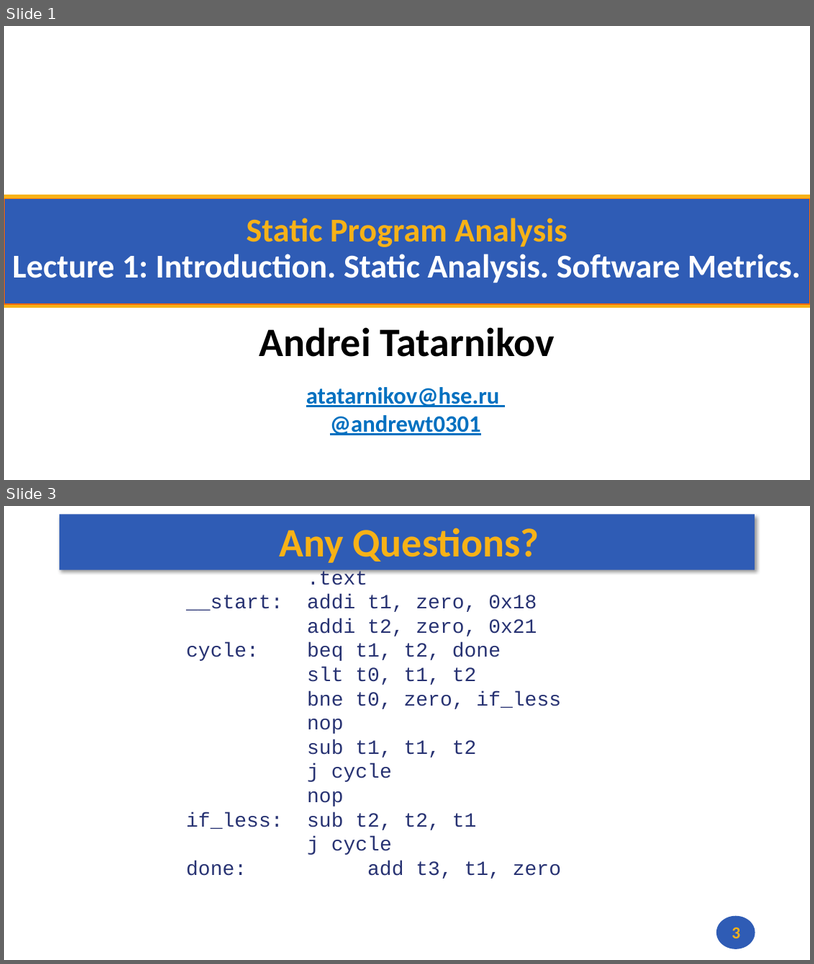
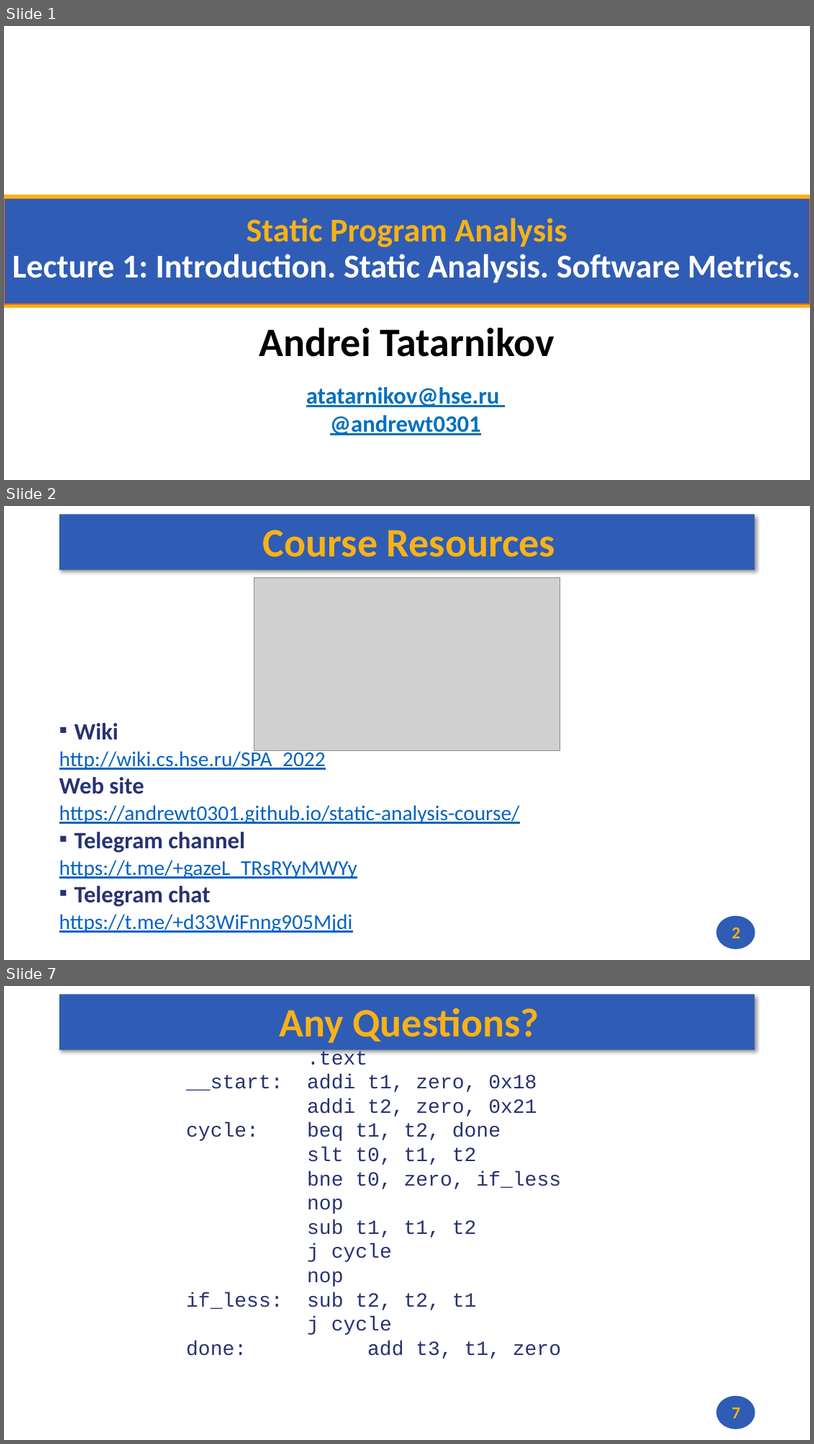
Before and after one commit to andrewt0301/static-analysis-course, a slide deck: docs/lectures/01/slides_01.pptx. Shown one above the other, each under a label of ours: slides 1 and 3 before the commit, slides 1, 2 and 7 after it; the slides between them are not shown. The pictures are 814x964 and 814x1444 pixels, drawn with LibreOffice and Linux fonts; fonts in the diff are those of the drawing; grey boxes stand for pictures; background and template pictures are left out. Boxes give left, top, right and bottom in pixels: in the first picture for what was removed or moved away, otherwise in the second. Text is boxed around its words. In the diff, an @@ line names an element or a change of style, - is before the commit and + after.

```diff
--- a/docs/lectures/01/slides_01.pptx
+++ b/docs/lectures/01/slides_01.pptx
@@ slide 2 added at (x1=4, y1=506, x2=810, y2=960), background #FFFFFF; not listed: 2 template elements that a slide beside it also shows @@
@@ title added at (x1=263, y1=530, x2=556, y2=557), 48 pt, text #F7B217, bold @@
+Course Resources
@@ picture added at (x1=255, y1=578, x2=560, y2=750) @@
@@ text added at (x1=59, y1=723, x2=520, y2=932), 25.2 pt, text #0563C1, underline @@
+▪ Wiki
+http://wiki.cs.hse.ru/SPA_2022
+Web site
+https://andrewt0301.github.io/static-analysis-course/
+▪ Telegram channel
+https://t.me/+gazeL_TRsRYyMWYy
+▪ Telegram chat
+https://t.me/+d33WiFnng905Mjdi
@@ page number added at (x1=732, y1=926, x2=741, y2=938), 20 pt, text #F7B217, bold @@
+2
@@ what was slide 3 is now slide 7 @@
@@ page number at (x1=732, y1=1407, x2=741, y2=1418): text changed @@
-3
+7
```
Also in this commit, not shown: 4 other slides added, 1 slide removed, 2 other files.
